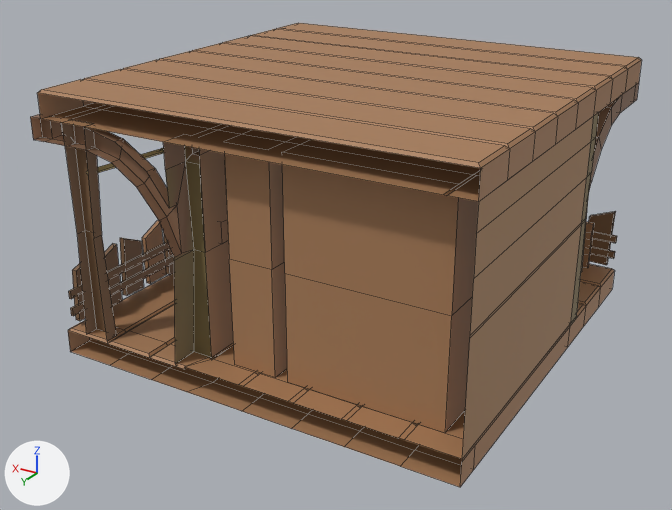
The FBX model Assets/3DModels/Buildings/Residential/LivingRooms/Level_01/LivingRooms_Level_01_CornerLeft.fbx: old version first, new version second.
Rendered twice from a camera (50 mm lens) standing at (-8.27, 14.69, 8.62) and looking at (0.27, 0.46, 1.51). The lights are fixed; the arrows at lower left show +X, +Y and +Z. The picture after the commit comes second. Mesh edges are drawn as thin lines. Where no turn or scale is listed for an object, it has been applied to the vertices. Vertices at exactly the same position are counted once.

Names of what the first picture shows: 'LivingRooms_Level_01_CornerLeft'.
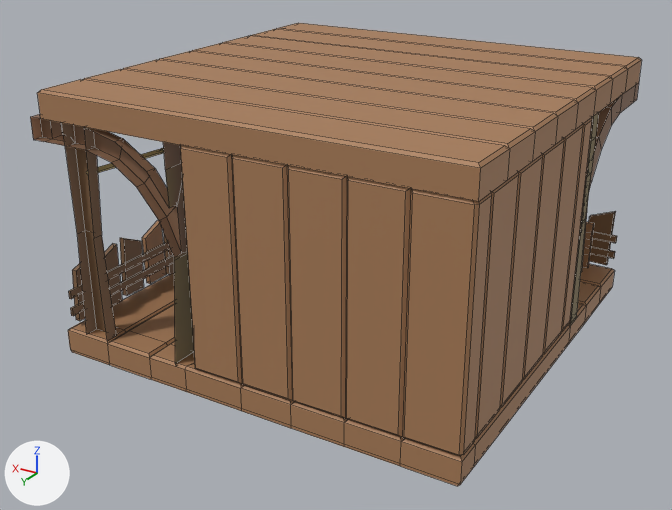
Pixel boxes (x1, y1, x2, y2) of what changed, in the pictures (672 x 510 px):
'LivingRooms_Level_01_CornerLeft', reshaped: before (30, 23, 642, 487); after (30, 23, 642, 486)
part 1 of me_cube_057, added (brown): after (180, 118, 592, 455)
part 2 of me_cube_057, built on: before (68, 117, 615, 487); after (37, 93, 615, 486)

The change, as a list of edits to the scene's bpy script:
```text
Change me_cube_057:
    used by ob_livingrooms_level_01_cornerleft; location = (0.0, 0.0, 0.0)
    remove me_cube_057.from_pydata(...)  # 1442 vertices, 1149 faces; spans x -4.0..4.25, y -4.25..4.0, z 0.0..5.0
    add me_cube_057.from_pydata(...)  # 1511 vertices, 1227 faces; spans x -4.0..4.25, y -4.25..4.0, z 0.0..5.0
    me_cube_057 part 1: a new loose piece of 70 vertices spanning x -4.0..1.0, y -1.0..4.0, z 0.5..4.5, in mat_palette (picture img_palettetexture_png)
    me_cube_057 part 2
    22 vertices are removed from x -4.0..4.0, y -4.0..4.0, z 0.0..4.5
    42 faces are deleted
    7 vertices in x -3.05..-0.05, y 4.0, z 0.5 move by (0.0, -0.05, 0.0)
    2 vertices move from x -4.0, y -0.95..3.52, z 0.5 to x -3.95, y -0.95..3.52, z 0.5
    10 vertices are added at x -3.95..0.05, y 3.93..4.0, z 0.05..0.5
    15 new vertices lie (0.0, 0.0, -0.4) away from vertices in x -4.0..4.0, y -4.0..4.0, z 0.45
    6 new vertices lie (-0.95, 0.0, 0.0) away from vertices in x -3.0, y -4.0..4.0, z 0.0
    6 new vertices lie (0.95, 0.0, 0.0) away from vertices in x 3.0, y -4.0..4.0, z 0.0
    66 new faces join them
    other edits to the shape of me_cube_057 do not show in these pictures
```
